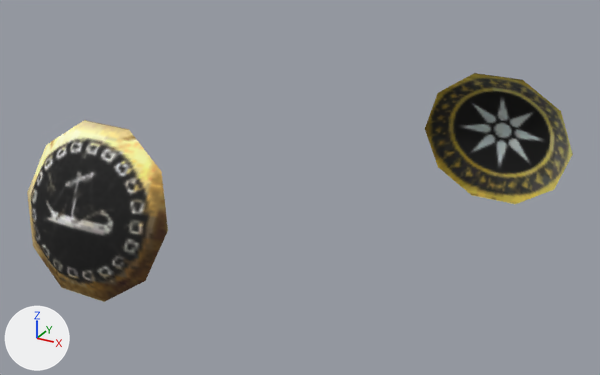
A saved change to the COLLADA model client/art/meshes/structural/hele_civic_shields.dae.
Rendered twice from a 50 mm lens placed at (0.0648, 0.0733, 0.149), pointed at (-0.0477, 0.2779, 0.0468). Lighting does not change. The marker at lower left points along +X, +Y and +Z. Where no turn or scale is listed for an object, it has been applied to the vertices.

Objects in the first picture: 'shield18-Pivot'.
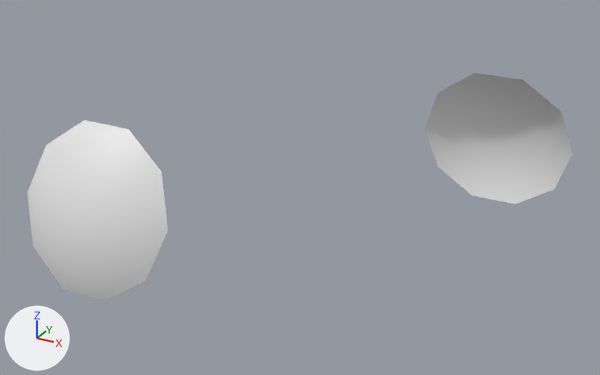
What differs and where, as boxes (x1, y1, x2, y2) in the pictures (600 x 375 px):
'shield18-Pivot', recoloured
    both: (27, 73, 573, 302)

Diff of the bpy script that builds the scene:
```diff
--- a/client/art/meshes/structural/hele_civic_shields.dae.py
+++ b/client/art/meshes/structural/hele_civic_shields.dae.py
@@ me_shield18mesh @@
 me_shield18mesh.from_pydata(...)  # 42 vertices, 60 faces; spans x -0.107..0.0254, y -0.1172..0.0082, z -0.0237..0.0237
-me_shield18mesh.materials.append(mat_08___default)  # picture img_hele_props_b_dds
```
